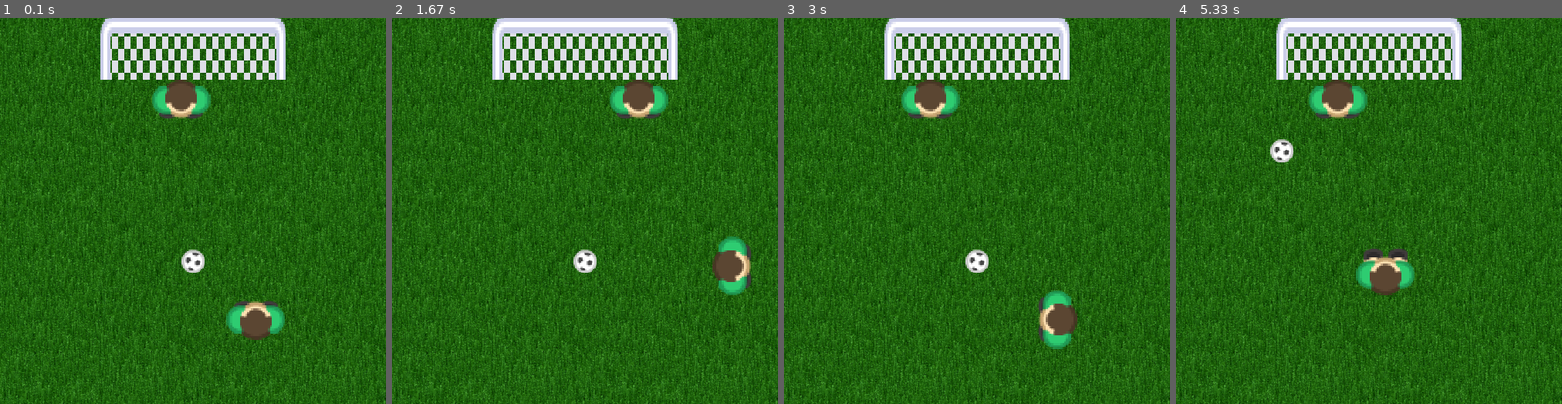
Above: before the commit, frames 1-4 (left to right).
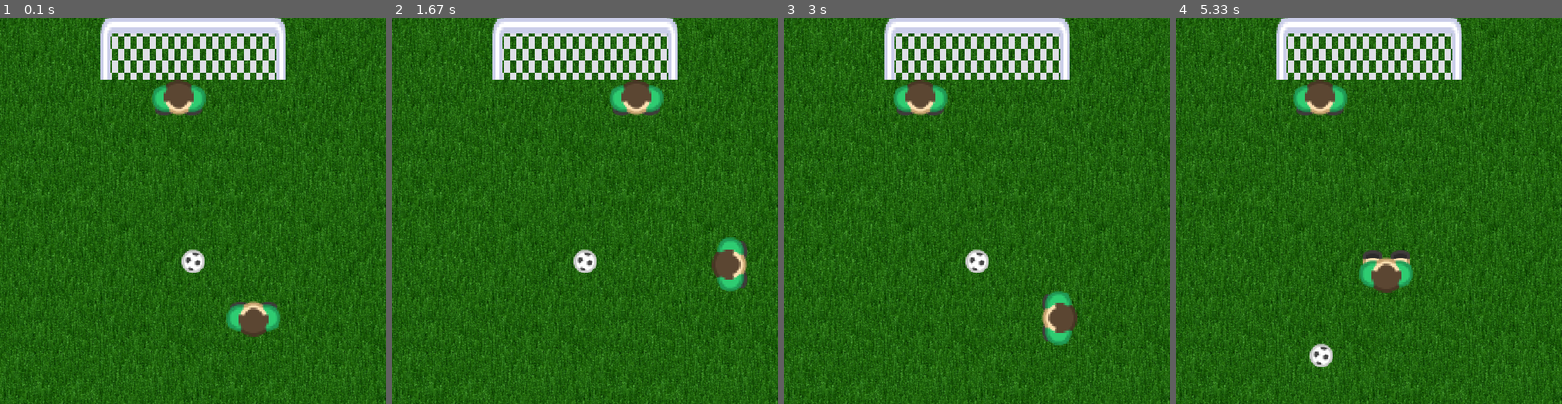
Above: after the commit, the same moments.

Repository: tara-nguyen/PyGame
Game: pygame game, started from MyFirstGameUsingClassesVer3.py
Two runs of this game, one before a commit and one after it. Both use one fixed random seed, a clock stepped at 60 frames per second and the inputs below.
Inputs:
- Up to frame 1 (0.1 s): no input
- Up to frame 2 (1.67 s): tap S at 0.33, 0.82 s; hold Right 0.67-1.13 s; tap Space at 0.73, 1.03, 1.23, 1.57 s; hold Up 1.17-1.47 s; hold Right from 1.5 s (still down)
- Up to frame 3 (3 s): tap Space at 1.87, 2.07, 2.37, 2.63, 2.97 s; release Right at 1.97 s; hold Left 2-2.53 s; tap S at 2.15 s; hold Down 2.57-2.87 s; hold Left from 2.9 s (still down)
- Up to frame 4 (5.33 s): tap Space at 3.27, 3.4, 3.8, 4.1 s; release Left at 3.3 s; hold Up 3.33-3.7 s; tap S at 3.48 s; hold Right 3.73-4.37 s

The runs differ from the first frame. In frame 1, 1.1% of the frame differs, in the area x 39-74%, y 16-84%; in frame 2, 1.2%; in frame 3, 1.7%; in frame 4, 2.5%, in the area x 24-62%, y 16-91%.

Commit message:
Update PlayerClasses.py
- Resize player's feet and body
- Rearrange order of methods in Player class
- Change the styling and wording in some of the descriptions

Diff:
--- a/PlayerClasses.py
+++ b/PlayerClasses.py
@@ -7,31 +7,28 @@
 import NonplayerClasses as np
 
 class Player(np.Game):
-    '''This class is a child class of Game, which is defined in the module
-    NonplayerClass.py. It's also the parent class of Goalkeeper and Outfielder.
-    Player has the following methods:
-    __init__, load, setFootStartPos, adjustFootStartPos, blitFeet,
-    blitBody, getStartPos, getCenter, setCenterPos, getCenterPos,
-    getCorners, getRotation, getShoulderAngle, getBodyAngle, getFootAngle,
-    setMovingRotation, getMovingRotation, getDistanceMoved, getDistanceToBall,
-    getEnding, feetToFront, move, updateAll, updateFeet, chooseKickingFoot,
-    kickBall, and checkBallTouch.
+    '''This class is a child class of Game, which is defined in the
+    module NonplayerClass.py. It's also the parent class of Goalkeeper
+    and Outfielder. Player has the following methods: __init__, load,
+    setFootStartPos, adjustFootStartPos, blitFeet, blitBody,
+    getStartPos, getCenter, setCenterPos, getCenterPos, getCorners,
+    getRotation, getShoulderAngle, getBodyAngle, getFootAngle,
+    setMovingRotation, getMovingRotation, getDistanceMoved,
+    getDistanceToBall, getEnding, feetToFront, move, chooseKickingFoot,
+    kickBall, checkBallTouch, updateFeet, and updateAll.
     To get a brief description of each method, use the following syntax:
         <module name as imported>.Player.<method name>.__doc__'''
     def __init__(self, screenSize):
         '''This function initializes the class and sets its core attributes.'''
         np.Game.__init__(self, screenSize)   # initialize the parent class
-        self.lFoot = None   # contain nothing
-        self.rFoot = None
-        self.body = None
+        self.lFoot, self.rFoot, self.body = [None] * 3
         self.strongFoot = random.choice(['lFoot', 'rFoot'])
 
     def load(self, imageName1, imageName2):
         '''This function loads images of the player's foot and body into PyGame
         and rotates them 90 degrees counterclockwise.'''
-        # load images
-        self.lFoot = self.loadImage(imageName1, 44, 30)
-        self.body = self.loadImage(imageName2, 52, 76)
+        self.lFoot = self.loadImage(imageName1, 35, 30)
+        self.body = self.loadImage(imageName2, 48, 70)
         # rotate 90 degrees clockwise
         self.lFoot = pygame.transform.rotate(self.lFoot, 90)
         self.rFoot = self.lFoot
@@ -52,9 +49,9 @@
         self.bodyCenterPos = (self.bodyStartPos[0]+self.bodyStartCenter[0],
                               self.bodyStartPos[1]+self.bodyStartCenter[1])
         # position of the feet
-        self.lFootStartPos = (self.bodyCenterPos[0]-self.footCenter[0]*2-1,
-                              self.bodyStartPos[1])
-        self.rFootStartPos = self.bodyCenterPos[0]+1, self.lFootStartPos[1]
+        self.lFootStartPos = (self.bodyCenterPos[0]-self.footCenter[0]*2-3,
+                              self.bodyStartPos[1]+2)
+        self.rFootStartPos = self.bodyCenterPos[0]+3, self.lFootStartPos[1]
         # coordinates of the foot centers at the start of the program
         self.lFootCenterPos = (self.lFootStartPos[0]+self.footStartCenter[0],
                                self.lFootStartPos[1]+self.footStartCenter[1])
@@ -69,7 +66,6 @@
                             self.bodyStartPos[1]+self.getCenter()[1][1])
         # distance from the old coordinates
         moveX, moveY = self.getDistanceMoved(newBodyCenterPos)
-        # new coordinates of the body center and of the foot centers
         self.setCenterPos('body', newBodyCenterPos[0], newBodyCenterPos[1])
         self.setCenterPos('lFoot', self.getCenterPos()[0][0]+moveX,
                           self.getCenterPos()[0][1]+moveY)
@@ -77,11 +73,12 @@
                           self.getCenterPos()[1][1]+moveY)
         self.setMovingRotation(self.startRot)
         self.feetToFront()
-        # new positions at which the feet will be drawn
-        self.lFootStartPos = (self.getCenterPos()[0][0]-self.getCenter()[0][0],
-                              self.getCenterPos()[0][1]-self.getCenter()[0][1])
-        self.rFootStartPos = (self.getCenterPos()[1][0]-self.getCenter()[0][0],
-                              self.getCenterPos()[1][1]-self.getCenter()[0][1])
+        self.lFootStartPos = (
+            self.getCenterPos()[0][0]-self.getCenter()[0][0],
+            self.getCenterPos()[0][1]-self.getCenter()[0][1])
+        self.rFootStartPos = (
+            self.getCenterPos()[1][0]-self.getCenter()[0][0],
+            self.getCenterPos()[1][1]-self.getCenter()[0][1])
 
     def blitFeet(self):
         '''This function rotates both the feet and the body and then draws only
@@ -139,11 +136,9 @@
         '''This function returns a list containing the coordinates of the
         four corners of the player's body. The corners are listed in the
         following order: front left, front right, back left, and back right.
-        Note that:
-        • the size of the original image was (31, 22),
-        • the image size used in the game is (76, 52), and
-        • the image of the body has extra pixels along the front and along
-        the back to account for the player's head.'''
+        Note that the size of the original image (before resizing) was
+        (31, 22), and and that the image of the body has extra pixels along
+        both the front and the back to account for the player's head.'''
         # number of extra pixels along each side (front/back)
         extraPix = 3 / 22 * self.bodyStart.get_rect().height
         # coordinates of the body center
@@ -288,51 +283,11 @@
                 # player facing the wrong direction
                 self.feetToFront()
 
-    def updateAll(self):
-        '''This function updates the positions and rotations of both the body
-        and the feet.'''
-        moved = (self.lFoot, self.rFoot, self.body,
-                 self.footStart, self.footStart, self.bodyStart)
-        # new coordinates of the centers of the feet and the body
-        newCenterPos = self.getCenterPos()
-        # indexes of the left foot and of the body in the list of
-        # everything on the screen
-        lFootIndex = self.allThings.index(self.lFoot)
-        bodyIndex = self.allThings.index(self.body)
-        # update images on the screen
-        move.update(self.screen, self.allThings, self.allPos, moved,
-                    newCenterPos, rotate=(self.getMovingRotation(),)*3)
-        self.lFoot, self.rFoot = self.allThings[lFootIndex:lFootIndex+2]
-        self.body = self.allThings[bodyIndex]
-        # new center points
-        self.footCenter, self.bodyCenter = self.getCenter()
-
-    def updateFeet(self, foot, newCenterPos, rotate):
-        '''This function updates the positions and rotations of only the feet.
-        newCenterPos is a tuple/list of the new coordinates of the center
-        of each foot.
-        rotate is an array of the angles (measured in degrees) by which
-        the rotations of the feet have changed from those at the start of
-        the program.'''
-        moved = self.lFoot, self.rFoot, self.footStart, self.footStart
-        # index of the left foot in the list of everything on the screen
-        lFootIndex = self.allThings.index(self.lFoot)
-        # update images on the screen
-        move.update(self.screen, self.allThings, self.allPos, moved,
-                    newCenterPos, rotate)
-        self.lFoot, self.rFoot = self.allThings[lFootIndex:lFootIndex+2]
-        if self.strongFoot == 'lFoot':
-            self.strongFoot = self.lFoot
-        else:
-            self.strongFoot = self.rFoot
-        self.footCenter = self.getCenter()[0]   # new center point
-
     def chooseKickingFoot(self, ball):
         '''This function chooses the foot that will kick the ball and returns:
         (1) a string indicating the foot,
         (2) the coordinates of the foot's center point, and
         (3) the distance between the ball and that foot.'''
-        # distance between the ball and each of the player's feet
         lFootToBall, rFootToBall = self.getDistanceToBall(ball)
         if lFootToBall < rFootToBall:
             return 'lFoot', self.getCenterPos()[0], lFootToBall
@@ -350,18 +305,16 @@
         If he is, he only kicks the ball when it's nearby. If not, he
         only kicks the ball when it's not in the goalkeeper's possession.'''
         currentRot = self.getRotation()   # measured in degrees
-        # the kicking foot and its distance to the ball
         kickingFoot, kFootCenterPos, distToBall = self.chooseKickingFoot(ball)
-        # point to which the foot will move
+        if kickingFoot == 'lFoot':
+            endAngle = self.getFootAngle(ball)[0]
+        else:
+            endAngle = self.getFootAngle(ball)[1]
         if distToBall <= self.footStartCenter[1] + ball.center[1]:
             # foot is already very close to the ball
             endPoint = kFootCenterPos
         else:
             endPoint = self.getEnding(kickingFoot, ball)[0]
-        if kickingFoot == 'lFoot':
-            endAngle = self.getFootAngle(ball)[0]
-        else:
-            endAngle = self.getFootAngle(ball)[1]
         # move foot
         newKFootCenterPos, kFootRotate = move.toPoint(kFootCenterPos,
                                                       endPoint, endAngle)
@@ -370,7 +323,6 @@
         else:
             self.touchedBall = False
         if (gk and self.touchedBall) or ((not gk) and (not ball.gkCaught)):
-            # update positions and rotations of both feet
             if kickingFoot == 'lFoot':
                 newCenterPos = newKFootCenterPos, self.getCenterPos()[1]
                 rotate = kFootRotate, currentRot
@@ -385,8 +337,40 @@
                 newCenterPos = kFootCenterPos, self.getCenterPos()[1]
             else:   # right foot is the kicking foot
                 newCenterPos = self.getCenterPos()[0], kFootCenterPos
-            # update foot position to show movement
             self.updateFeet(kickingFoot, newCenterPos, (currentRot,)*2)
+
+    def updateFeet(self, foot, newCenterPos, rotate):
+        '''This function updates the positions and rotations of only the feet.
+        newCenterPos is a tuple/list of the new coordinates of the center
+        of each foot.
+        rotate is an array of the angles (measured in degrees) by which
+        the rotations of the feet have changed from those at the start of
+        the program.'''
+        moved = self.lFoot, self.rFoot, self.footStart, self.footStart
+        lFootIndex = self.allThings.index(self.lFoot)
+        move.update(self.screen, self.allThings, self.allPos, moved,
+                    newCenterPos, rotate)
+        self.lFoot, self.rFoot = self.allThings[lFootIndex:lFootIndex+2]
+        if self.strongFoot == 'lFoot':
+            self.strongFoot = self.lFoot
+        else:
+            self.strongFoot = self.rFoot
+        self.footCenter = self.getCenter()[0]   # new center point
+
+    def updateAll(self):
+        '''This function updates the positions and rotations of both the body
+        and the feet.'''
+        moved = (self.lFoot, self.rFoot, self.body,
+                 self.footStart, self.footStart, self.bodyStart)
+        newCenterPos = self.getCenterPos()
+        lFootIndex = self.allThings.index(self.lFoot)
+        bodyIndex = self.allThings.index(self.body)
+        move.update(self.screen, self.allThings, self.allPos, moved,
+                    newCenterPos, rotate=(self.getMovingRotation(),)*3)
+        # new values
+        self.lFoot, self.rFoot = self.allThings[lFootIndex:lFootIndex+2]
+        self.body = self.allThings[bodyIndex]
+        self.footCenter, self.bodyCenter = self.getCenter()
 
 class Goalkeeper(Player):
     '''This class is a child class of Player and has the following methods:
@@ -396,9 +380,7 @@
     def __init__(self, screenSize):
         '''This function initializes the class and sets its core attributes.'''
         Player.__init__(self, screenSize)   # initialize the parent class
-        self.bodyStartPosX = (self.screenWidth - 76) / 2
-        self.bodyStartPosY = 80
-        self.bodyStartPos = self.bodyStartPosX, self.bodyStartPosY
+        self.bodyStartPos = (self.screenWidth-76)/2, 80
         self.startRot = 180   # measured in degrees
         self.direction = random.choice([1, -1])   # right or left
         self.speed = 5   # number of pixels per movement
@@ -435,9 +417,9 @@
     def __init__(self, screenSize):
         '''This function initializes the class and sets its core attributes.'''
         Player.__init__(self, screenSize)   # initialize the parent class
-        self.bodyStartPosX = random.uniform(20, self.screenWidth-96)
-        self.bodyStartPosY = random.uniform(self.screenHeight-150,
-                                            self.screenHeight-100)
-        self.bodyStartPos = self.bodyStartPosX, self.bodyStartPosY
+        bodyStartPosX = random.uniform(20, self.screenWidth-96)
+        bodyStartPosY = random.uniform(self.screenHeight-150,
+                                       self.screenHeight-100)
+        self.bodyStartPos = bodyStartPosX, bodyStartPosY
         self.startRot = 0
         self.moved = False
